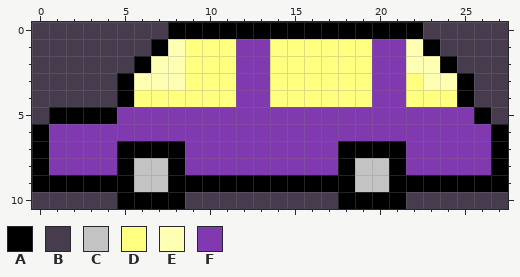
Pixel-art sprite: Assets/monster/0.png. Above, as it was before the edit.
The file is 28x11 pixels.
Palette (. is transparent): A #000000  B #463c4e  C #c3c3c3  D #ffff80  E #ffffb3  F #8039ae
Pixels before, first column x 0:
 0 BBBBBBBBAAAAAAAAAAAAAAABBBBB
 1 BBBBBBBAEDDDFFDDDDDDFFEABBBB
 2 BBBBBBAEEDDDFFDDDDDDFFEEABBB
 3 BBBBBAEEEDDDFFDDDDDDFFDEEABB
 4 BBBBBADDDDDDFFDDDDDDFFDDDABB
 5 BAAAAFFFFFFFFFFFFFFFFFFFFFAB
 6 AFFFFFFFFFFFFFFFFFFFFFFFFFFA
 7 AFFFFAAAAFFFFFFFFFAAAAFFFFFA
 8 AFFFFACCAFFFFFFFFFACCAFFFFFA
 9 AAAAAACCAAAAAAAAAAACCAAAAAAA
10 BBBBBAAAABBBBBBBBBAAAABBBBBB
Now the later version:
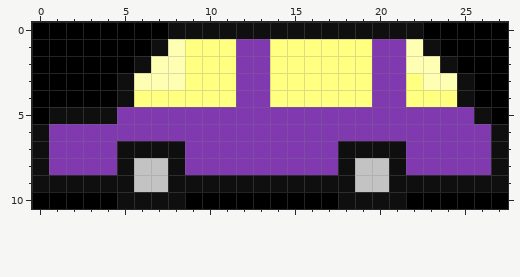
Change:
Colour A changes from #000000 to #0f0f0f.
Colour B changes from #463c4e to #000000.
Boxes around the changes in both pictures, in picture pixels (x1, y1, x2, y2):
changed: (32, 22, 508, 209)
